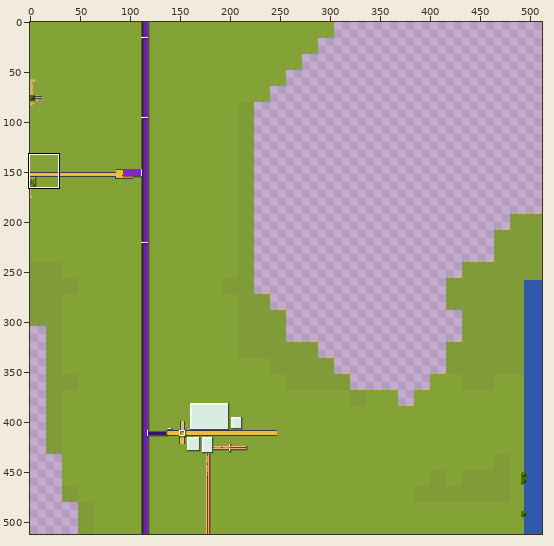
Sprite sheet -- tiles/0,-4.png. The first picture is a wide view before the edit; the outline marks the close-up.
Close-up. Before the commit:
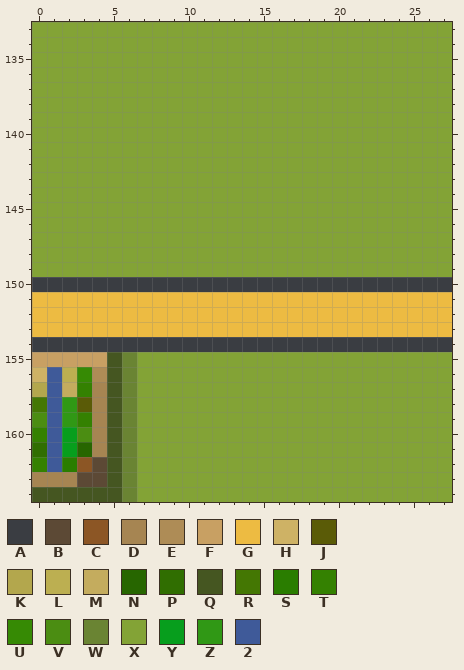
The file is 512x512 pixels. Colours within 5 levels of each other are drawn and written as one. Shown: x 0..27, y 133..164. The commit also changed other parts of the picture, which this record leaves out.
Palette (. is transparent): A #3a3d42  B #5c4935  C #8c5625  D #a68552  E #ae8c56  F #c8a063  G #edbb42  H #ceb265  J #5a5b07  K #b3a74d  L #bcaf51  M #c4ac5e  N #276600  P #306e01  Q #455621  R #447703  S #2a7d00  T #348101  U #368a04  V #4b8d12  W #6a8433  X #83a336  Y #079e1d  Z #309815  2 #3f5a99
Now the later version:
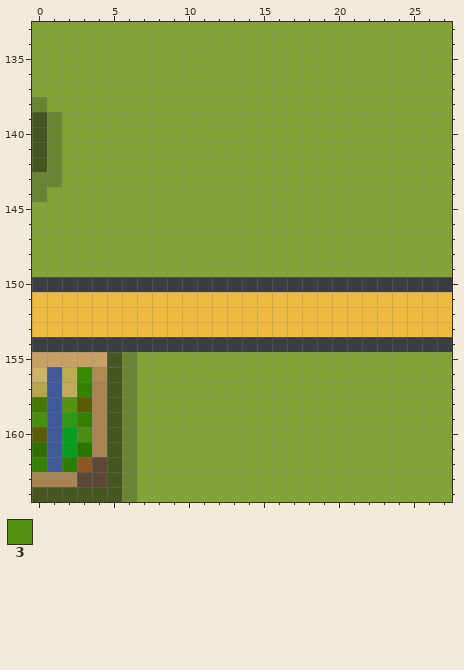
Colours new in this view: 3 #569311
Changes in this commit:
colour N: #276600 -> #297500
y 138: x 0 X -> W
y 139..142: x 0..1 XX -> QW
y 143: x 0..1 XX -> WW
y 144: x 0 X -> W
y 158: x 2 Z -> 3
y 160: x 0 T -> J
